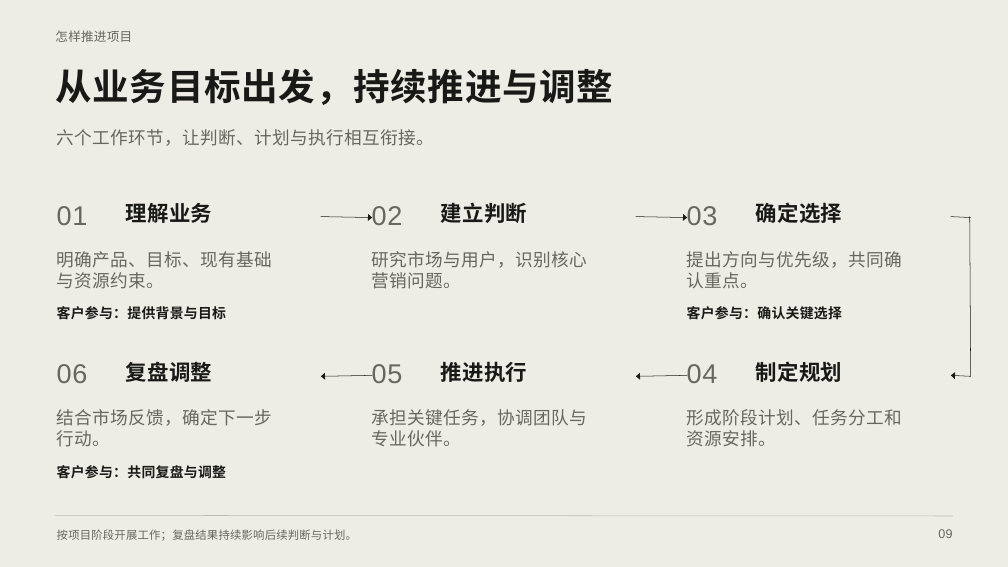
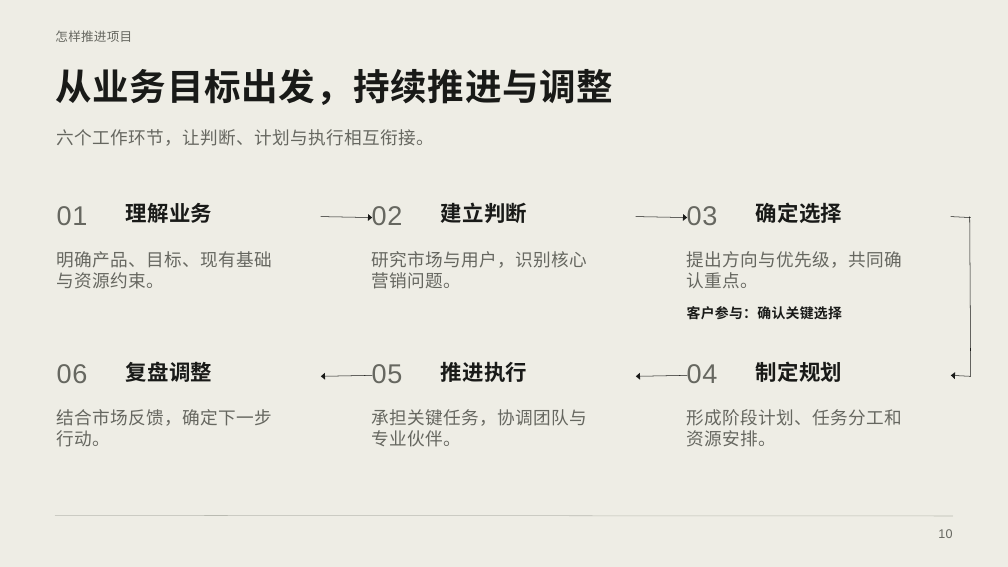
Before and after one commit to Outrise-development/outrise-ontology, a slide deck: slide 10 of docs/presentations/outrise-company-introduction/output/Outrise-Company-Introduction-Canva.pptx (slide 9 before the commit). Drawn at 1008x567 pixels with LibreOffice and Linux fonts; fonts in the diff are those of the drawing. Boxes give left, top, right and bottom in pixels: in the first picture for what was removed or moved away, otherwise in the second. Text is boxed around its words. In the diff, an @@ line names an element or a change of style, - is before the commit and + after.

```diff
--- a/docs/presentations/outrise-company-introduction/output/Outrise-Company-Introduction-Canva.pptx
+++ b/docs/presentations/outrise-company-introduction/output/Outrise-Company-Introduction-Canva.pptx
@@ text removed at [57,306,226,320] @@
-客户参与：提供背景与目标
@@ text removed at [57,465,226,479] @@
-客户参与：共同复盘与调整
@@ text removed at [57,529,357,541] @@
-按项目阶段开展工作；复盘结果持续影响后续判断与计划。
@@ text removed at [938,529,952,538] @@
-09
@@ text added at [938,529,952,538], 18 pt, text #666760 @@
+10
```
Also in this commit, not shown: 15 other slides changed, 1 slide added, 7 other files.
